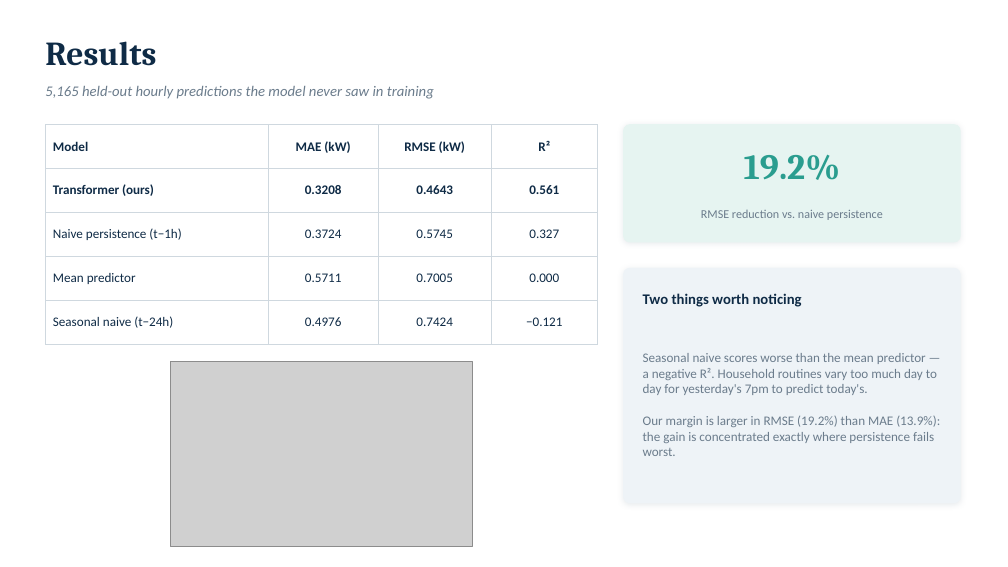
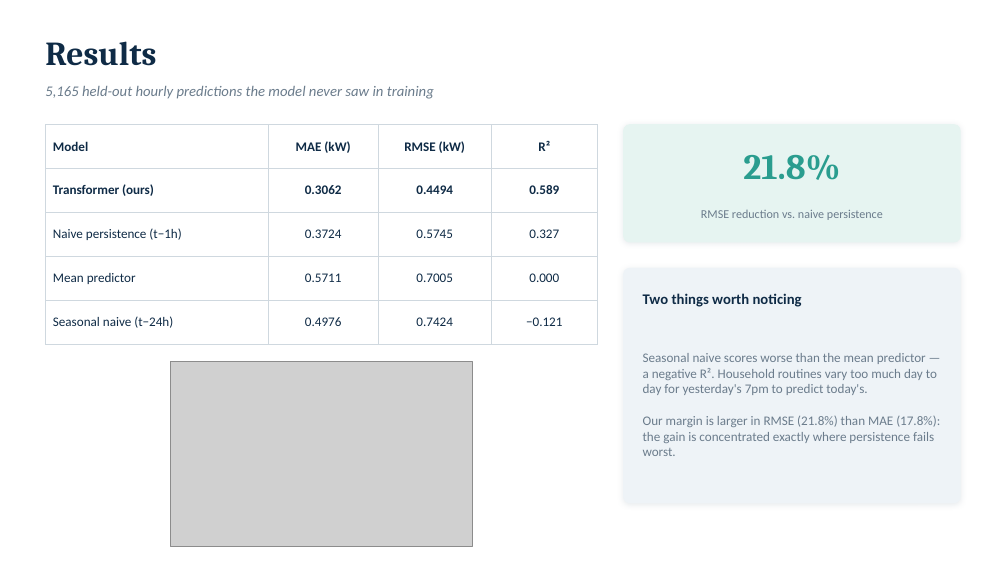
Before and after one commit to Ciaracam/612-Group-Project, a slide deck: slide 9 of presentation/MSML612_final_presentation.pptx. Drawn at 1008x567 pixels with LibreOffice and Linux fonts; fonts in the diff are those of the drawing; grey boxes stand for pictures. Boxes give left, top, right and bottom in pixels: in the first picture for what was removed or moved away, otherwise in the second. Text is boxed around its words. In the diff, an @@ line names an element or a change of style, - is before the commit and + after.

```diff
--- a/presentation/MSML612_final_presentation.pptx
+++ b/presentation/MSML612_final_presentation.pptx
@@ table at bbox=[45, 125, 597, 332] @@
-row 2: Transformer (ours) | 0.3208 | 0.4643 | 0.561
+row 2: Transformer (ours) | 0.3062 | 0.4494 | 0.589
@@ text at bbox=[743, 155, 840, 180]: text changed @@
-19.2%
+21.8%
@@ text at bbox=[643, 416, 940, 456]: text changed @@
-Our margin is larger in RMSE (19.2%) than MAE (13.9%): the gain is concentrated exactly where persistence fails worst.
+Our margin is larger in RMSE (21.8%) than MAE (17.8%): the gain is concentrated exactly where persistence fails worst.
```
Also in this commit, not shown: 2 other slides changed, 21 other files.
